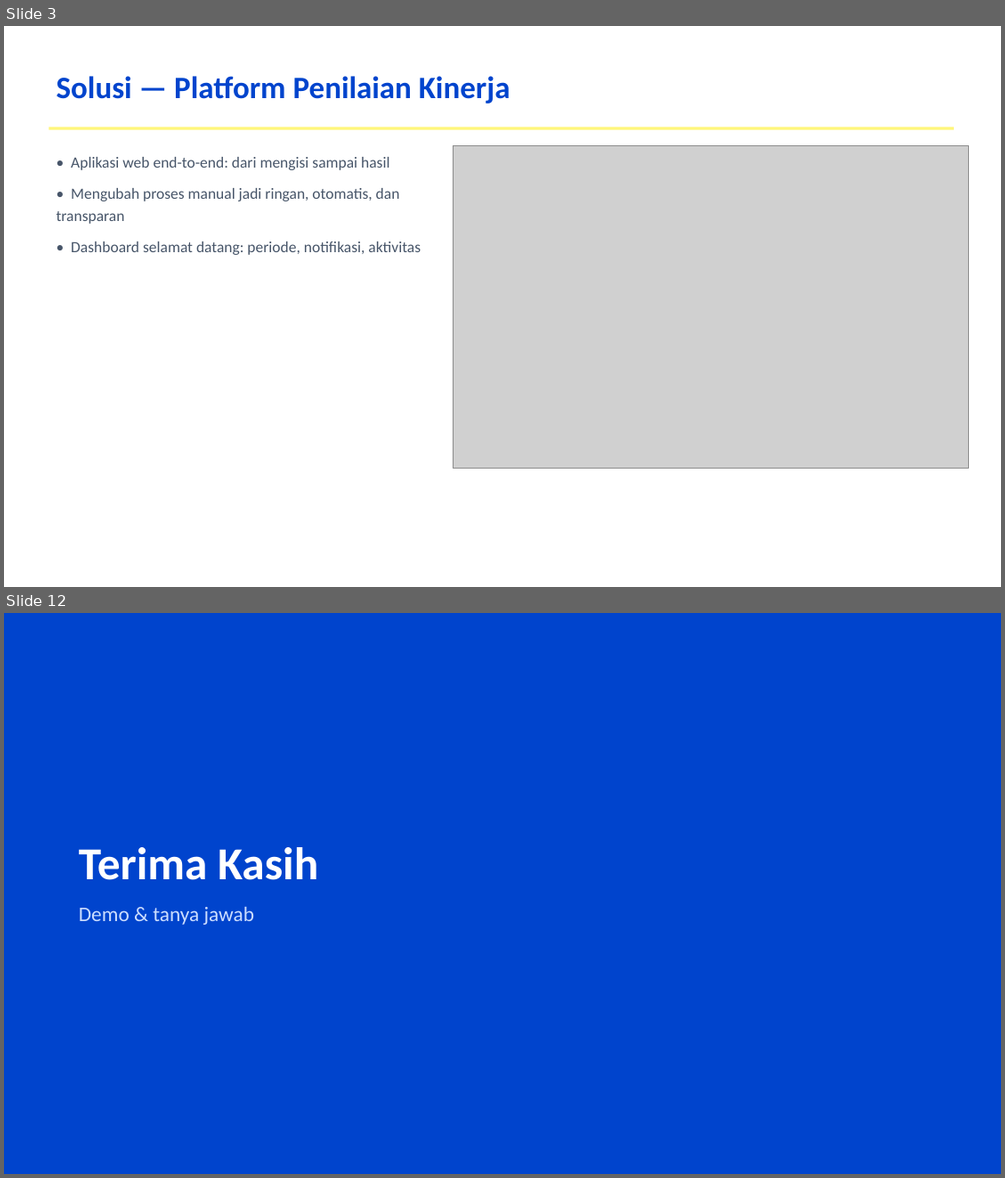
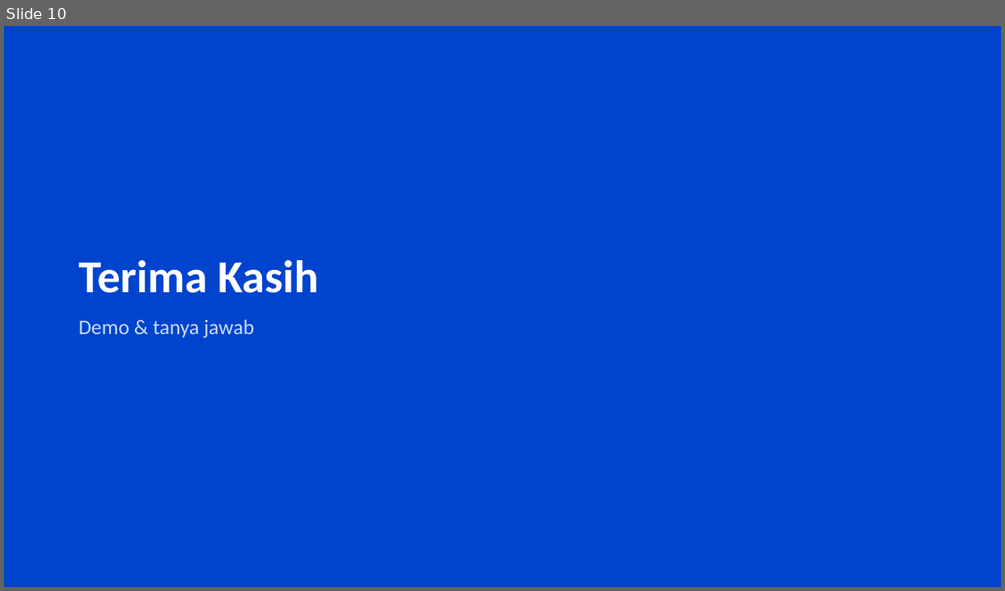
Before and after one commit to dhenta312/hackathon-appraisal, a slide deck: Presentasi-Penilaian-Kinerja.pptx. Shown one above the other, each under a label of ours: slides 3 and 12 before the commit, slide 10 after it; the slides between them are not shown. The pictures are 1005x1178 and 1005x591 pixels, drawn with LibreOffice and Linux fonts; fonts in the diff are those of the drawing; grey boxes stand for pictures. Boxes give left, top, right and bottom in pixels: in the first picture for what was removed or moved away, otherwise in the second. Text is boxed around its words. In the diff, an @@ line names an element or a change of style, - is before the commit and + after.

```diff
--- a/Presentasi-Penilaian-Kinerja.pptx
+++ b/Presentasi-Penilaian-Kinerja.pptx
@@ slide 3 removed at box(4, 26, 1001, 587), background #FFFFFF @@
@@ text removed at box(57, 76, 510, 103) @@
-Solusi — Platform Penilaian Kinerja
@@ rectangle removed at box(48, 127, 954, 130) @@
@@ text removed at box(57, 157, 421, 255) @@
-• Aplikasi web end-to-end: dari mengisi sampai hasil
-• Mengubah proses manual jadi ringan, otomatis, dan transparan
-• Dashboard selamat datang: periode, notifikasi, aktivitas
@@ picture removed at box(453, 145, 969, 468) @@
@@ what was slide 12 is now slide 10 @@
```
Also in this commit, not shown: 2 slides changed, 7 slides added, 8 other slides removed, 2 other files.
